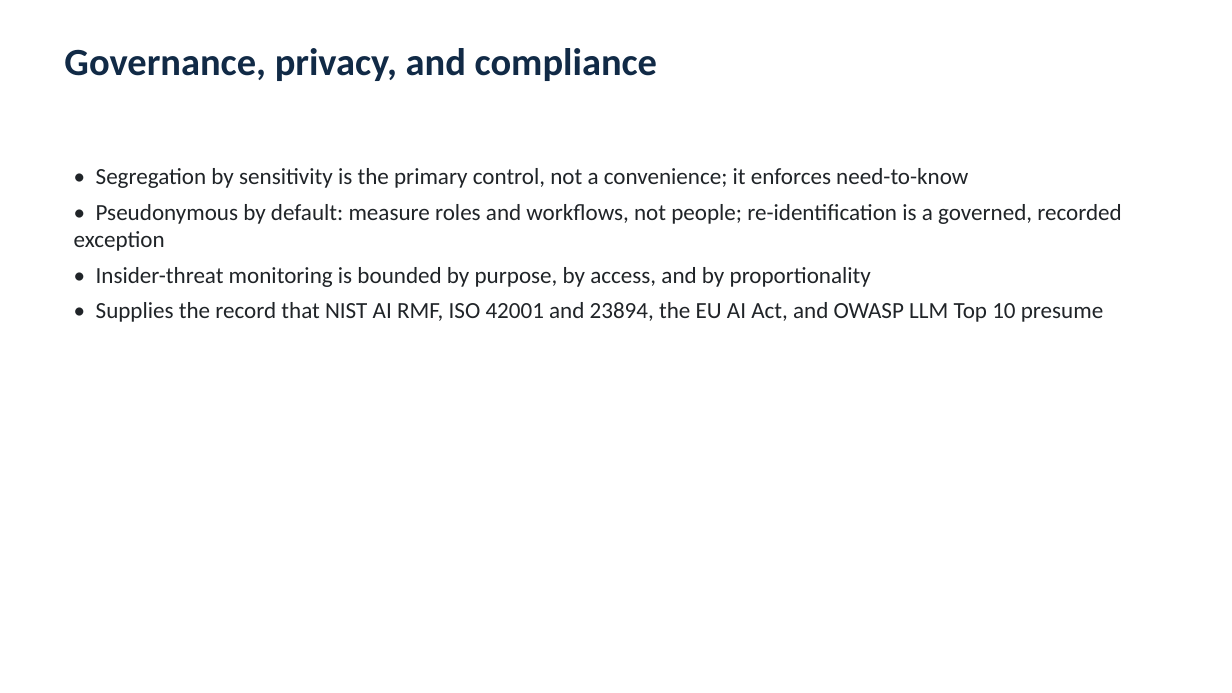
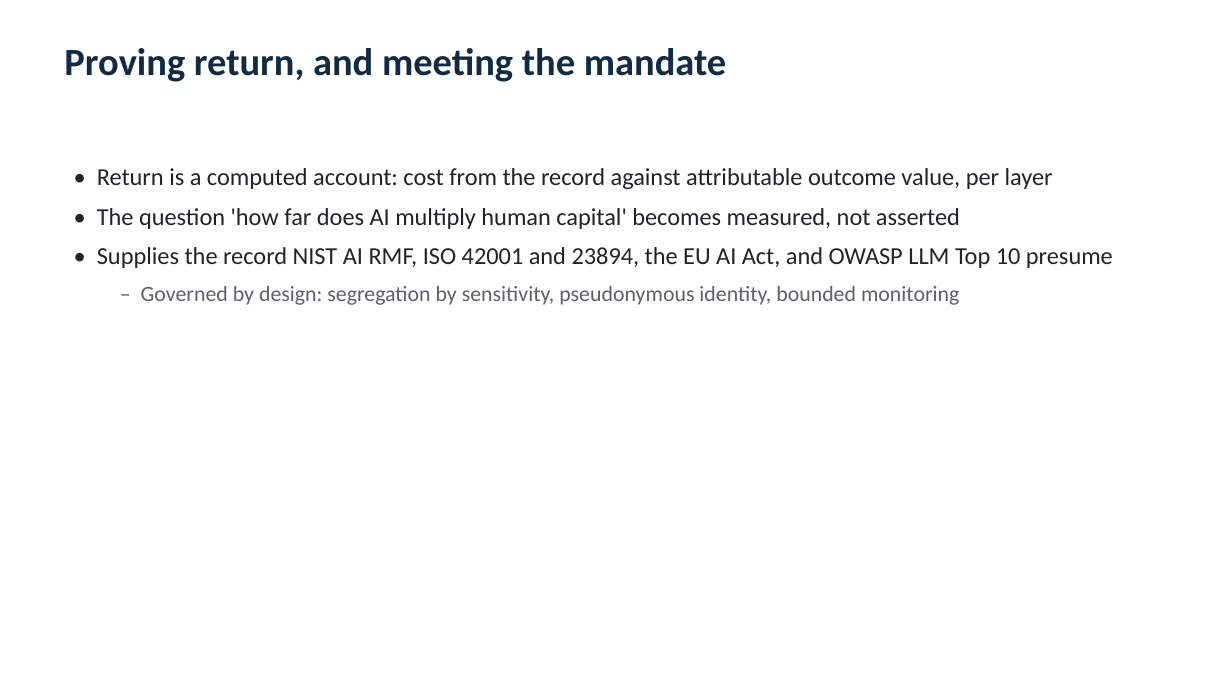
Before and after one commit to yj07538Johnny/Johnny_AI_ML_LLM_experiments_2024, a slide deck: slide 7 of papers/ai-metadata-session-data-repository/AI_Metadata_Repository_Briefing.pptx (slide 21 before the commit). Drawn at 1232x693 pixels with LibreOffice and Linux fonts; fonts in the diff are those of the drawing. Boxes give left, top, right and bottom in pixels: in the first picture for what was removed or moved away, otherwise in the second. Text is boxed around its words. In the diff, an @@ line names an element or a change of style, - is before the commit and + after.

```diff
--- a/papers/ai-metadata-session-data-repository/AI_Metadata_Repository_Briefing.pptx
+++ b/papers/ai-metadata-session-data-repository/AI_Metadata_Repository_Briefing.pptx
@@ text at [64, 48, 726, 82]: text changed @@
-Governance, privacy, and compliance
+Proving return, and meeting the mandate
@@ text at [97, 168, 1113, 305]: text changed; size 18 to 19 pt @@
-• Segregation by sensitivity is the primary control, not a convenience; it enforces need-to-know
-• Pseudonymous by default: measure roles and workflows, not people; re-identification is a governed, recorded exception
-• Insider-threat monitoring is bounded by purpose, by access, and by proportionality
-• Supplies the record that NIST AI RMF, ISO 42001 and 23894, the EU AI Act, and OWASP LLM Top 10 presume
+• Return is a computed account: cost from the record against attributable outcome value, per layer
+• The question 'how far does AI multiply human capital' becomes measured, not asserted
+• Supplies the record NIST AI RMF, ISO 42001 and 23894, the EU AI Act, and OWASP LLM Top 10 presume
+  – Governed by design: segregation by sensitivity, pseudonymous identity, bounded monitoring
```
Also in this commit, not shown: 11 other slides changed, 2 slides added, 12 slides removed, 1 other file.
